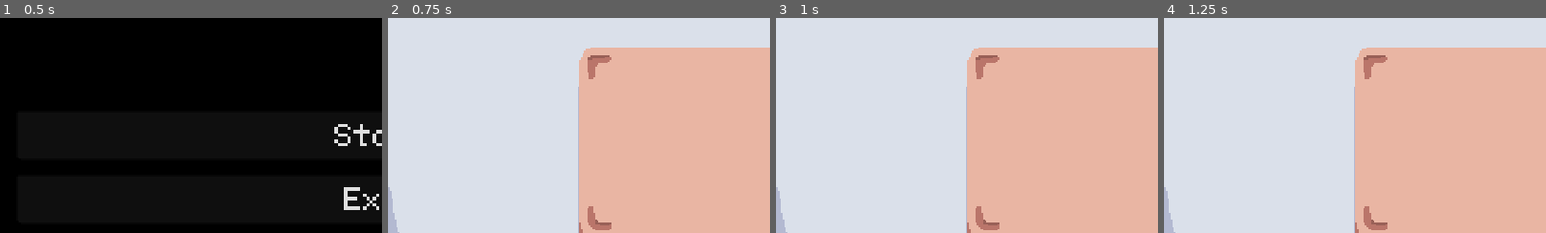
Above: before the commit, frames 1-4 (left to right).
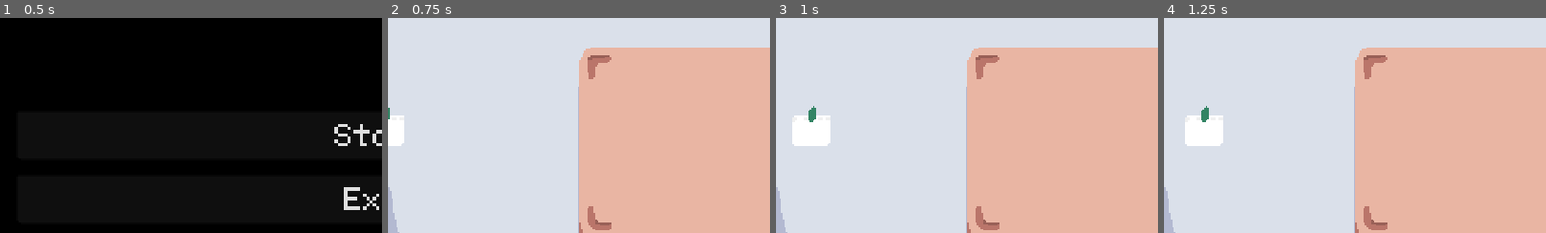
Above: after the commit, the same moments.

Repository: martindzejky/pizza-game
Game: Godot game, scene res://scenes/start.tscn
Two runs of this game, one before a commit and one after it. Both use one fixed random seed, a clock stepped at 60 frames per second and the inputs below.
Inputs:
- Up to frame 1 (0.5 s): no input
- Up to frame 2 (0.75 s): click "Start" at 0.5 s
- Up to frame 3 (1 s): no input
- Up to frame 4 (1.25 s): no input
The pictures show only the part of the screen within x 0-50%, y 40-90%; the shares and areas given below are measured in that part.

Frame 1 is identical in both runs. In frame 2, 0.6% of the frame differs, in the area x 0-5%, y 41-60%; in frame 3, 1.4%, in the area x 4-15%, y 40-60%; in frame 4, 1.4%.

Commit message:
debugging and improving pizza scoring

Diff:
--- a/autoload/pizzas.gd
+++ b/autoload/pizzas.gd
@@ -39,6 +39,9 @@
     if not 'recipe' in order: return 0.0
     if order.recipe.size() == 0: return 0.0
 
+    print("------------")
+    print("Pizza scoring:")
+
     # INGREDIENTS
 
     var ingredients = 0.0
@@ -49,32 +52,55 @@
         var count = _pizzaIngredientCount(pizza, order.recipe[i])
 
         # detect extra ingredients
-        if previousIngredient == order.recipe[i]:
+        if previousIngredient == order.recipe[i] and count > 3:
+            print("Extra ingredient fulfilled: ", order.recipe[i])
             fulfilledIngredients += 0.4 # BONUS!
             continue
 
         ingredients += 1
 
-        if count <= 3:
-            fulfilledIngredients += clamp(count / 3.0, 0.0, 1.0)
+        var score := 0.0
+        if count <= 2:
+            score = clamp(count / 2.0, 0.0, 1.0)
         else:
-            fulfilledIngredients += clamp((6 - count) / 3.0, 0.0, 1.0)
+            score = clamp((4 - count) / 2.0, 0.0, 1.0)
+
+
+        print("Ingredient: ", order.recipe[i], " count: ", count)
+        print("Ingredient score: ", score)
+
+        fulfilledIngredients += score
+        previousIngredient = order.recipe[i]
 
     # TODO: extra ingredients are not counted
 
     var ingredientScore =  float(fulfilledIngredients) / ingredients
 
+    print("Ingredients total score: ", ingredientScore)
+    print("Ingredients: ", ingredients)
+    print("Fulfilled ingredients: ", fulfilledIngredients)
+
     # DOUGH PROCESS and COOKING
 
     var dougScore = (pizza.getProgress() + pizza.getCookProgress()) / 2.0
+
+    print("Dough score: ", dougScore)
+    print("Dough progress: ", pizza.getProgress())
+    print("Dough cook progress: ", pizza.getCookProgress())
 
     # INGREDIENTS COOKING
 
     var ingredientsScore = pizza.get_children().filter(func(node): return node.is_in_group("ingredient")).reduce(func(acc, node): return acc * node.getCookProgress(), 1.0)
 
+    print("Ingredients cook score: ", ingredientsScore)
+
     # COMBINE
 
-    var score = (ingredientScore + dougScore + ingredientsScore) / 3.0
+    var score = (ingredientScore + dougScore + ingredientsScore) / 3.0 * 5.0
+
+    print("Total score: ", score)
+    print("------------")
+
     return score
 
 
--- a/objects/orders/order.tscn
+++ b/objects/orders/order.tscn
@@ -27,7 +27,6 @@
 [node name="failTimer" type="Timer" parent="."]
 wait_time = 30.0
 one_shot = true
-autostart = true
 
 [node name="preview" type="CanvasLayer" parent="."]
 follow_viewport_enabled = true
--- a/objects/orders/orders.tscn
+++ b/objects/orders/orders.tscn
@@ -9,6 +9,7 @@
 
 [node name="timer" type="Timer" parent="."]
 wait_time = 10.0
-autostart = true
+
+[node name="order" parent="." instance=ExtResource("2_1mna5")]
 
 [connection signal="timeout" from="timer" to="." method="_on_timer_timeout"]
